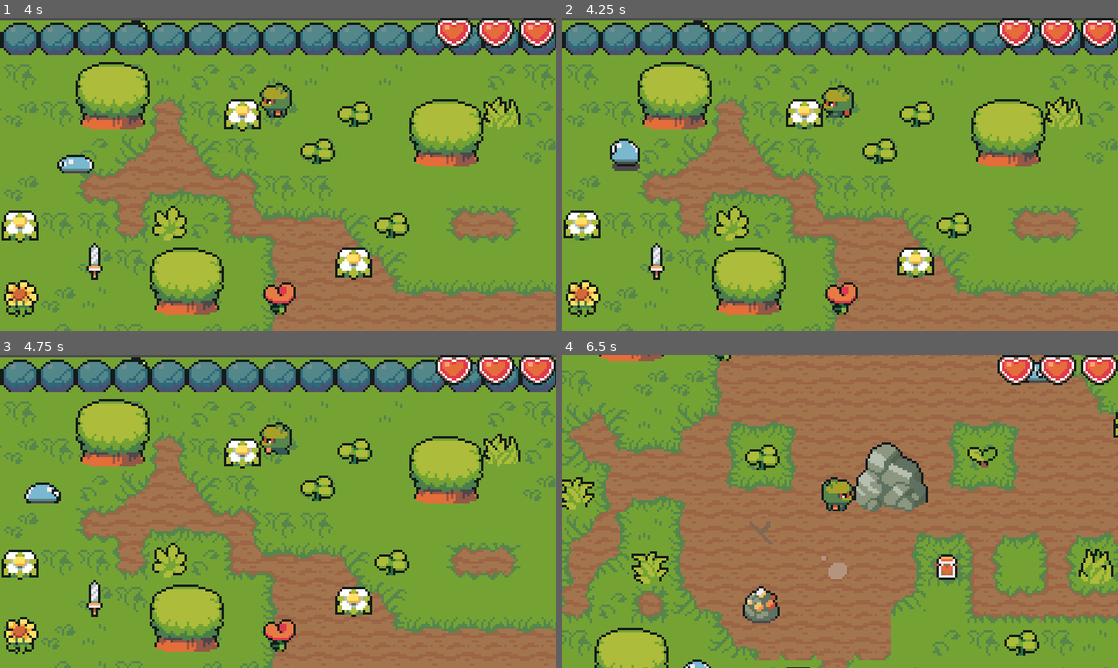
Above: before the commit, frames 1-4 (two rows, left to right).
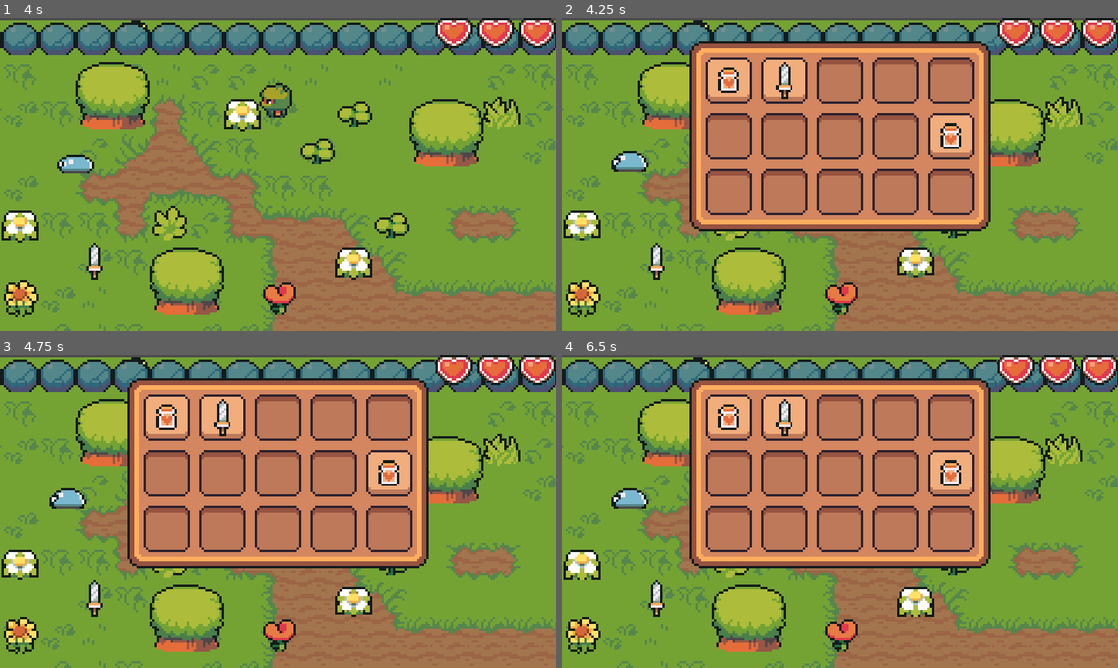
Above: after the commit, the same moments.

Repository: Ahren-with-an-h/Maker-Tech-action-RPG
Game: Godot game, scene res://scenes/world.tscn
Two runs of this game, one before a commit and one after it. Both use one fixed random seed, a clock stepped at 60 frames per second and the inputs below.
Inputs:
- Up to frame 1 (4 s): hold Right (ui_right) 0.53-1.28 s; hold Down (ui_down) 1.28-2.03 s; hold Right (ui_right) 2.03-2.78 s; hold Up (ui_up) 2.78-3.53 s; hold Left (ui_left) from 3.53 s (still down)
- Up to frame 2 (4.25 s): keep holding Left (ui_left); tap I (toggle_inventory, bound only after the commit) at 4.15 s
- Up to frame 3 (4.75 s): keep holding Left (ui_left)
- Up to frame 4 (6.5 s): release Left (ui_left) at 5.03 s; hold Down (ui_down) 5.03-5.78 s; hold Right (ui_right) from 5.78 s (still down)

Frame 1 is identical in both runs. In frame 2, 33% of the frame differs, in the area x 8-78%, y 7-69%; in frame 3, 33%; in frame 4, 81%, in the area x 0-100%, y 0-100%.

Commit message:
ep20 Make an inventory 2

Diff:
--- /dev/null
+++ b/Inventory/inventory.gd
@@ -0,0 +1,5 @@
+extends Resource
+
+class_name Inventory
+
+@export var items: Array[InventoryItem]
--- /dev/null
+++ b/Inventory/inventory_item.gd
@@ -0,0 +1,6 @@
+extends Resource
+
+class_name InventoryItem
+
+@export var name: String = ""
+@export var texture: Texture2D
--- /dev/null
+++ b/Inventory/lifepot.tres
@@ -0,0 +1,9 @@
+[gd_resource type="Resource" script_class="InventoryItem" load_steps=3 format=3 uid="uid://cy7gsgva002wv"]
+
+[ext_resource type="Script" path="res://Inventory/inventory_item.gd" id="1_7446e"]
+[ext_resource type="Texture2D" uid="uid://dhu4irpptoijl" path="res://art/LifePot.png" id="2_vxjwd"]
+
+[resource]
+script = ExtResource("1_7446e")
+name = "lifepot"
+texture = ExtResource("2_vxjwd")
--- /dev/null
+++ b/Inventory/player_inventory.tres
@@ -0,0 +1,9 @@
+[gd_resource type="Resource" script_class="Inventory" load_steps=4 format=3 uid="uid://bup2rl7iymjsn"]
+
+[ext_resource type="Resource" uid="uid://cy7gsgva002wv" path="res://Inventory/lifepot.tres" id="1_a0oj0"]
+[ext_resource type="Resource" uid="uid://bbsbricvy5e2b" path="res://Inventory/sword.tres" id="2_g1awd"]
+[ext_resource type="Script" path="res://Inventory/inventory.gd" id="2_i7doj"]
+
+[resource]
+script = ExtResource("2_i7doj")
+items = Array[Resource("res://Inventory/inventory_item.gd")]([ExtResource("1_a0oj0"), ExtResource("2_g1awd"), null, null, null, null, null, null, null, ExtResource("1_a0oj0")])
--- /dev/null
+++ b/Inventory/sword.tres
@@ -0,0 +1,9 @@
+[gd_resource type="Resource" script_class="InventoryItem" load_steps=3 format=3 uid="uid://bbsbricvy5e2b"]
+
+[ext_resource type="Script" path="res://Inventory/inventory_item.gd" id="1_18go8"]
+[ext_resource type="Texture2D" uid="uid://bten6qd8vsgu7" path="res://art/BigSword.png" id="2_xtfma"]
+
+[resource]
+script = ExtResource("1_18go8")
+name = "sword"
+texture = ExtResource("2_xtfma")
--- /dev/null
+++ b/gui/ineventory_gui.gd
@@ -0,0 +1,30 @@
+extends Control
+
+signal opened
+signal closed
+
+var isOpen: bool = false
+
+@onready var inventory: Inventory = preload("res://Inventory/player_inventory.tres")
+@onready var slots: Array = $NinePatchRect/GridContainer.get_children()
+
+
+func _ready():
+	update()
+
+
+func update():
+	for i in range(min(inventory.items.size(), slots.size())):
+		slots[i].update(inventory.items[i])
+
+
+func open():
+	visible = true
+	isOpen = true
+	opened.emit()
+
+
+func close():
+	visible = false
+	isOpen = false
+	closed.emit()
--- /dev/null
+++ b/gui/ineventory_gui.tscn
@@ -0,0 +1,87 @@
+[gd_scene load_steps=4 format=3 uid="uid://buwj4dm1ts74c"]
+
+[ext_resource type="Script" path="res://gui/ineventory_gui.gd" id="1_hdauh"]
+[ext_resource type="Texture2D" uid="uid://b3hlfteb1bvmk" path="res://art/InventoryRect.png" id="1_hh3vm"]
+[ext_resource type="PackedScene" uid="uid://b5b2lt6o2jva0" path="res://gui/slot.tscn" id="2_gl42t"]
+
+[node name="IneventoryGui" type="Control"]
+layout_mode = 3
+anchors_preset = 5
+anchor_left = 0.5
+anchor_right = 0.5
+offset_left = -65.0
+offset_top = 10.0
+offset_right = 65.0
+offset_bottom = 92.0
+grow_horizontal = 2
+script = ExtResource("1_hdauh")
+
+[node name="NinePatchRect" type="NinePatchRect" parent="."]
+layout_mode = 0
+offset_right = 130.0
+offset_bottom = 82.0
+texture = ExtResource("1_hh3vm")
+patch_margin_left = 6
+patch_margin_top = 6
+patch_margin_right = 6
+patch_margin_bottom = 6
+
+[node name="GridContainer" type="GridContainer" parent="NinePatchRect"]
+layout_mode = 1
+anchors_preset = 8
+anchor_left = 0.5
+anchor_top = 0.5
+anchor_right = 0.5
+anchor_bottom = 0.5
+offset_left = -58.0
+offset_top = -34.0
+offset_right = 58.0
+offset_bottom = 34.0
+grow_horizontal = 2
+grow_vertical = 2
+columns = 5
+
+[node name="SlotGui" parent="NinePatchRect/GridContainer" instance=ExtResource("2_gl42t")]
+layout_mode = 2
+
+[node name="SlotGui2" parent="NinePatchRect/GridContainer" instance=ExtResource("2_gl42t")]
+layout_mode = 2
+
+[node name="SlotGui3" parent="NinePatchRect/GridContainer" instance=ExtResource("2_gl42t")]
+layout_mode = 2
+
+[node name="SlotGui4" parent="NinePatchRect/GridContainer" instance=ExtResource("2_gl42t")]
+layout_mode = 2
+
+[node name="SlotGui5" parent="NinePatchRect/GridContainer" instance=ExtResource("2_gl42t")]
+layout_mode = 2
+
+[node name="SlotGui6" parent="NinePatchRect/GridContainer" instance=ExtResource("2_gl42t")]
+layout_mode = 2
+
+[node name="SlotGui7" parent="NinePatchRect/GridContainer" instance=ExtResource("2_gl42t")]
+layout_mode = 2
+
+[node name="SlotGui8" parent="NinePatchRect/GridContainer" instance=ExtResource("2_gl42t")]
+layout_mode = 2
+
+[node name="SlotGui9" parent="NinePatchRect/GridContainer" instance=ExtResource("2_gl42t")]
+layout_mode = 2
+
+[node name="SlotGui10" parent="NinePatchRect/GridContainer" instance=ExtResource("2_gl42t")]
+layout_mode = 2
+
+[node name="SlotGui11" parent="NinePatchRect/GridContainer" instance=ExtResource("2_gl42t")]
+layout_mode = 2
+
+[node name="SlotGui12" parent="NinePatchRect/GridContainer" instance=ExtResource("2_gl42t")]
+layout_mode = 2
+
+[node name="SlotGui13" parent="NinePatchRect/GridContainer" instance=ExtResource("2_gl42t")]
+layout_mode = 2
+
+[node name="SlotGui14" parent="NinePatchRect/GridContainer" instance=ExtResource("2_gl42t")]
+layout_mode = 2
+
+[node name="SlotGui15" parent="NinePatchRect/GridContainer" instance=ExtResource("2_gl42t")]
+layout_mode = 2
--- /dev/null
+++ b/gui/slot.gd
@@ -0,0 +1,13 @@
+extends Panel
+
+@onready var background_sprite: Sprite2D = $background
+@onready var item_sprite: Sprite2D = $CenterContainer/Panel/item
+
+func update(item: InventoryItem):
+	if !item:
+		background_sprite.frame = 0
+		item_sprite.visible = false
+	else:
+		background_sprite.frame = 1
+		item_sprite.visible = true
+		item_sprite.texture = item.texture
--- /dev/null
+++ b/gui/slot.tscn
@@ -0,0 +1,27 @@
+[gd_scene load_steps=3 format=3 uid="uid://b5b2lt6o2jva0"]
+
+[ext_resource type="Texture2D" uid="uid://cenxoy166ldov" path="res://art/inventorySlot.png" id="1_13byn"]
+[ext_resource type="Script" path="res://gui/slot.gd" id="1_du3m6"]
+
+[node name="Slot" type="Panel"]
+self_modulate = Color(1, 1, 1, 0)
+custom_minimum_size = Vector2(20, 20)
+offset_right = 20.0
+offset_bottom = 20.0
+script = ExtResource("1_du3m6")
+
+[node name="background" type="Sprite2D" parent="."]
+texture = ExtResource("1_13byn")
+centered = false
+vframes = 2
+
+[node name="CenterContainer" type="CenterContainer" parent="."]
+custom_minimum_size = Vector2(20, 20)
+layout_mode = 0
+offset_right = 20.0
+offset_bottom = 20.0
+
+[node name="Panel" type="Panel" parent="CenterContainer"]
+layout_mode = 2
+
+[node name="item" type="Sprite2D" parent="CenterContainer/Panel"]
--- a/player/player.gd
+++ b/player/player.gd
@@ -14,6 +14,8 @@
 var health: int = max_health
 
 @export var knockback_power: int = 5000
+
+@export var inventory: Inventory
 
 var is_hurt: bool = false
 
--- a/player/player.tscn
+++ b/player/player.tscn
@@ -1,7 +1,8 @@
-[gd_scene load_steps=14 format=3 uid="uid://coyvh667sepaq"]
+[gd_scene load_steps=15 format=3 uid="uid://coyvh667sepaq"]
 
 [ext_resource type="Script" path="res://player/player.gd" id="1_iytla"]
 [ext_resource type="Texture2D" uid="uid://bpcx47s0jfv8a" path="res://art/SpriteSheet.png" id="1_tdg41"]
+[ext_resource type="Resource" uid="uid://bup2rl7iymjsn" path="res://Inventory/player_inventory.tres" id="2_mwg7k"]
 
 [sub_resource type="Animation" id="Animation_enlp1"]
 length = 0.001
@@ -149,6 +150,7 @@
 texture_filter = 1
 script = ExtResource("1_iytla")
 speed = 200
+inventory = ExtResource("2_mwg7k")
 
 [node name="Sprite2D" type="Sprite2D" parent="."]
 clip_children = 2
--- a/project.godot
+++ b/project.godot
@@ -51,6 +51,12 @@
 , Object(InputEventJoypadButton,"resource_local_to_scene":false,"resource_name":"","device":-1,"button_index":12,"pressure":0.0,"pressed":true,"script":null)
 ]
 }
+toggle_inventory={
+"deadzone": 0.5,
+"events": [Object(InputEventJoypadButton,"resource_local_to_scene":false,"resource_name":"","device":-1,"button_index":4,"pressure":0.0,"pressed":true,"script":null)
+, Object(InputEventKey,"resource_local_to_scene":false,"resource_name":"","device":-1,"window_id":0,"alt_pressed":false,"shift_pressed":false,"ctrl_pressed":false,"meta_pressed":false,"pressed":false,"keycode":0,"physical_keycode":73,"key_label":0,"unicode":105,"echo":false,"script":null)
+]
+}
 
 [layer_names]
 
--- /dev/null
+++ b/scenes/CanvasLayer.gd
@@ -0,0 +1,15 @@
+extends CanvasLayer
+
+@onready var inventory = $IneventoryGui
+
+
+func _ready():
+	inventory.close()
+
+
+func _input(event):
+	if event.is_action_pressed("toggle_inventory"):
+		if inventory.isOpen:
+			inventory.close()
+		else:
+			inventory.open()
--- a/scenes/world.gd
+++ b/scenes/world.gd
@@ -13,3 +13,11 @@
 # Called every frame. 'delta' is the elapsed time since the previous frame.
 func _process(delta):
 	pass
+
+
+func _on_ineventory_gui_closed():
+	get_tree().paused = false
+
+
+func _on_ineventory_gui_opened():
+	get_tree().paused = true
--- a/scenes/world.tscn
+++ b/scenes/world.tscn
@@ -12,6 +12,8 @@
 [ext_resource type="PackedScene" uid="uid://belc5n4aheauo" path="res://collectables/lifepot.tscn" id="6_pkehv"]
 [ext_resource type="PackedScene" uid="uid://o51lvtq3qx0w" path="res://collectables/sword.tscn" id="7_d3588"]
 [ext_resource type="PackedScene" uid="uid://cj8sj45ngqd0d" path="res://gui/hearts_container.tscn" id="8_wxk52"]
+[ext_resource type="Script" path="res://scenes/CanvasLayer.gd" id="12_57006"]
+[ext_resource type="PackedScene" uid="uid://buwj4dm1ts74c" path="res://gui/ineventory_gui.tscn" id="13_qqfss"]
 
 [sub_resource type="TileSetAtlasSource" id="TileSetAtlasSource_rut8u"]
 texture = ExtResource("2_bpfv2")
@@ -3963,9 +3965,16 @@
 position = Vector2(8, 40)
 
 [node name="CanvasLayer" type="CanvasLayer" parent="."]
+process_mode = 3
+script = ExtResource("12_57006")
 
 [node name="HeartsContainer" parent="CanvasLayer" instance=ExtResource("8_wxk52")]
 anchors_preset = 0
 anchor_left = 0.0
 anchor_right = 0.0
 grow_horizontal = 1
+
+[node name="IneventoryGui" parent="CanvasLayer" instance=ExtResource("13_qqfss")]
+
+[connection signal="closed" from="CanvasLayer/IneventoryGui" to="." method="_on_ineventory_gui_closed"]
+[connection signal="opened" from="CanvasLayer/IneventoryGui" to="." method="_on_ineventory_gui_opened"]
Binary file added: art/InventoryRect.png
Not shown, added: art/InventoryRect.png.import
Binary file added: art/healthbarProgress.png
Not shown, added: art/healthbarProgress.png.import
Binary file added: art/healthbarUnder.png
Not shown, added: art/healthbarUnder.png.import
Binary file added: art/inventorySlot.png
Not shown, added: art/inventorySlot.png.import
Not shown: 1 places in scenes/world.tscn that only renumber resources
